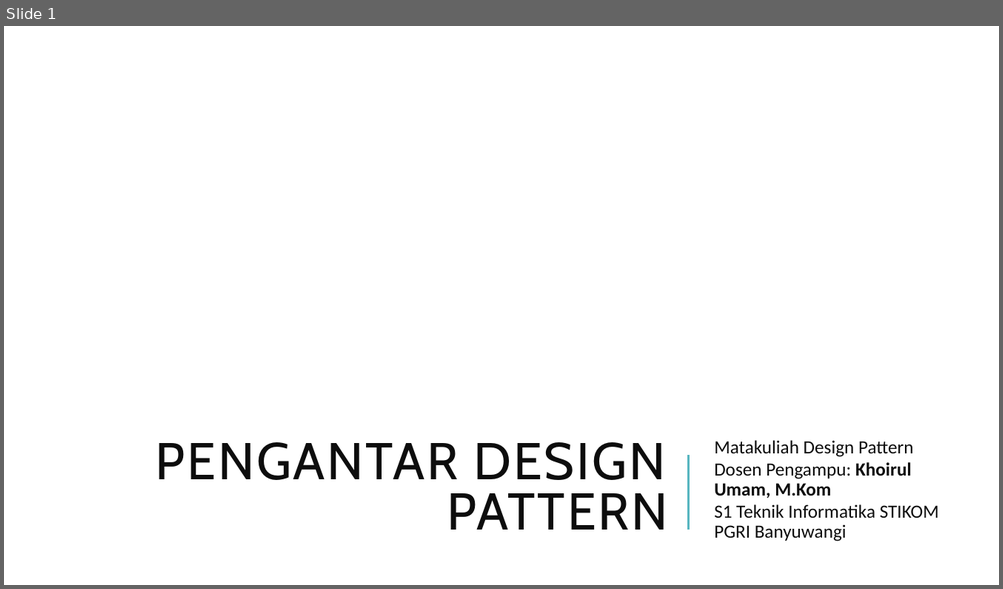
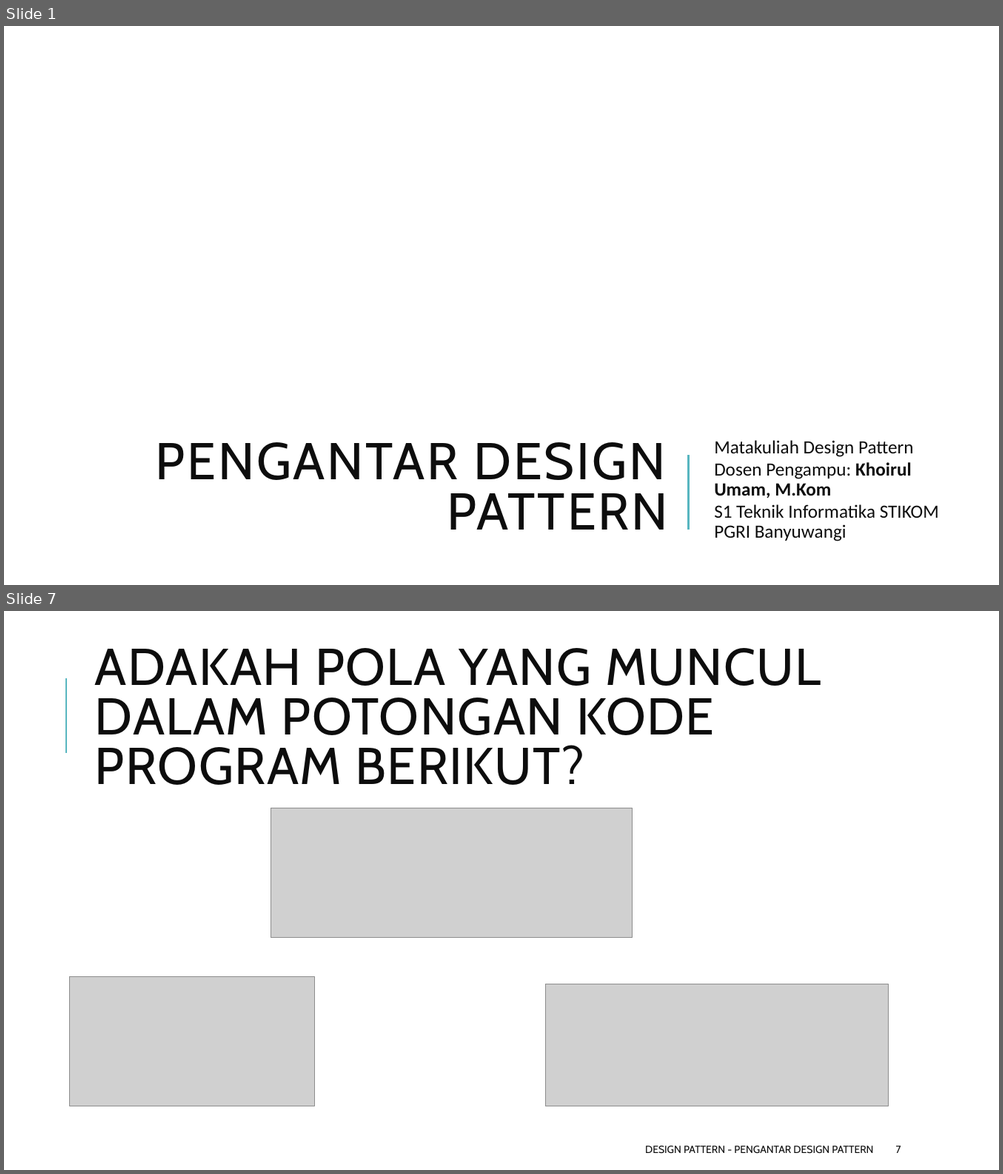
Before and after one commit to ksatria/MK-Design-Pattern, a slide deck: PPT/Design Pattern 1 - Pengantar Design Pattern.pptx. Shown one above the other, each under a label of ours: slide 1 before the commit, slides 1 and 7 after it; the slides between them are not shown. The pictures are 1003x589 and 1003x1174 pixels, drawn with LibreOffice and Linux fonts; fonts in the diff are those of the drawing; grey boxes stand for pictures; background and template pictures are left out. Boxes give left, top, right and bottom in pixels: in the first picture for what was removed or moved away, otherwise in the second. Text is boxed around its words. In the diff, an @@ line names an element or a change of style, - is before the commit and + after.

```diff
--- a/PPT/Design Pattern 1 - Pengantar Design Pattern.pptx
+++ b/PPT/Design Pattern 1 - Pengantar Design Pattern.pptx
@@ slide 7 added at (4,611,999,1170), background #FFFFFF @@
@@ title added at (95,648,821,785), 50 pt, text #0D0D0D @@
+ADAKAH POLA YANG MUNCUL DALAM POTONGAN KODE PROGRAM BERIKUT?
@@ line added from (66, 753) to (66, 678), #58B6C0 1.5 pt @@
@@ picture added at (270,809,632,938) @@
@@ picture added at (70,977,314,1106) @@
@@ picture added at (546,985,889,1107) @@
@@ text added at (645,1146,873,1154), 10 pt, text #0D0D0D @@
+DESIGN PATTERN - PENGANTAR DESIGN PATTERN
@@ page number added at (896,1146,901,1153), 10 pt, text #0D0D0D @@
+7
```
Also in this commit, not shown: 4 slides changed, 5 other slides added.
